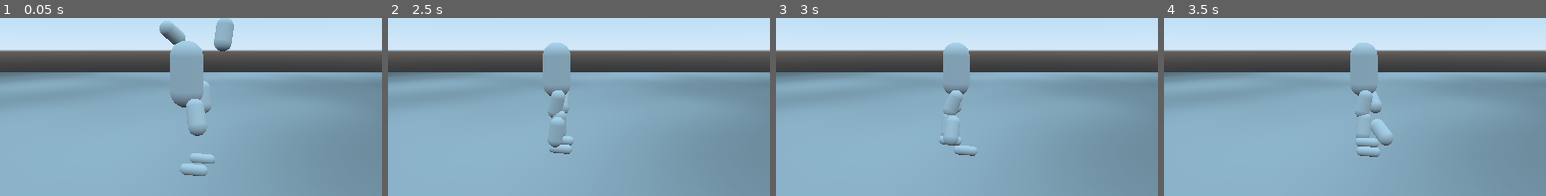
Above: before the commit, frames 1-4 (left to right).
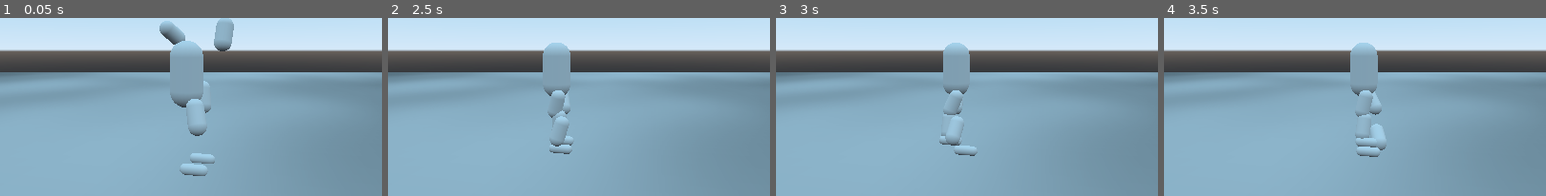
Above: after the commit, the same moments.

Repository: Terkwood/tinker-godot-joint
Game: Godot game, scene res://Main.tscn
The game is run twice, just before and just after one commit, with the same random seed, the same clock (stepped at 60 frames per second) and the same inputs.
Inputs:
- Up to frame 1 (0.05 s): no input
- Up to frame 2 (2.5 s): hold Right (ui_right) 0.53-1.28 s; hold Down (ui_down) 1.28-2.03 s; hold Right (ui_right) from 2.03 s (still down)
- Up to frame 3 (3 s): release Right (ui_right) at 2.78 s; hold Up (ui_up) from 2.78 s (still down)
- Up to frame 4 (3.5 s): keep holding Up (ui_up)
The pictures show only the part of the screen within x 26-76%, y 29-78%; the shares and areas given below are measured in that part.

Frame 1 is identical in both runs. In frame 2, 0.1% of the frame differs, in the area x 41-48%, y 47-73%; in frame 3, 0.1%; in frame 4, 0.5%, in the area x 50-60%, y 40-75%.

Commit message:
loosen

Diff:
--- a/Player.tscn
+++ b/Player.tscn
@@ -65,13 +65,13 @@
 shape = SubResource( 3 )
 
 [node name="LeftBoundary" type="Area" parent="KinUpperBody"]
-transform = Transform( -1.62921e-07, 1, -1.62921e-07, 0, -1.62921e-07, -1, -1, -1.62921e-07, 2.65432e-14, 1.96316, -5.375, 0.694014 )
+transform = Transform( -1.62921e-07, 1, -1.62921e-07, 0, -1.62921e-07, -1, -1, -1.62921e-07, 2.65432e-14, 2.36489, -5.375, 0.694015 )
 
 [node name="CollisionShape" type="CollisionShape" parent="KinUpperBody/LeftBoundary"]
 shape = SubResource( 4 )
 
 [node name="RightBoundary" type="Area" parent="KinUpperBody"]
-transform = Transform( -1.62921e-07, 1, -1.62921e-07, 0, -1.62921e-07, -1, -1, -1.62921e-07, 2.65432e-14, -1.963, -5.375, 0.694 )
+transform = Transform( -1.62921e-07, 1, -1.62921e-07, 0, -1.62921e-07, -1, -1, -1.62921e-07, 2.65432e-14, -2.36472, -5.375, 0.694 )
 
 [node name="CollisionShape" type="CollisionShape" parent="KinUpperBody/RightBoundary"]
 shape = SubResource( 4 )
